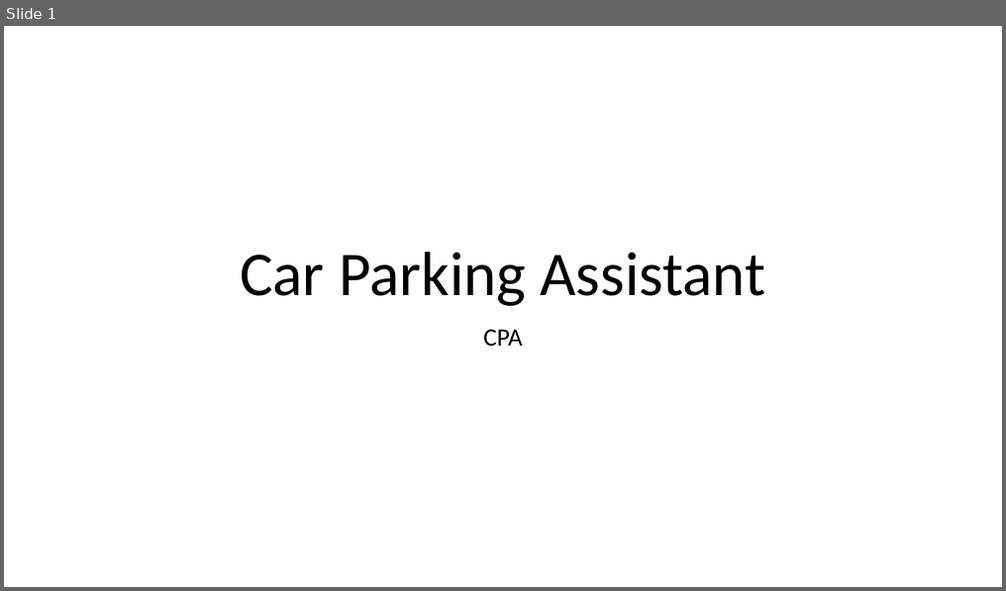
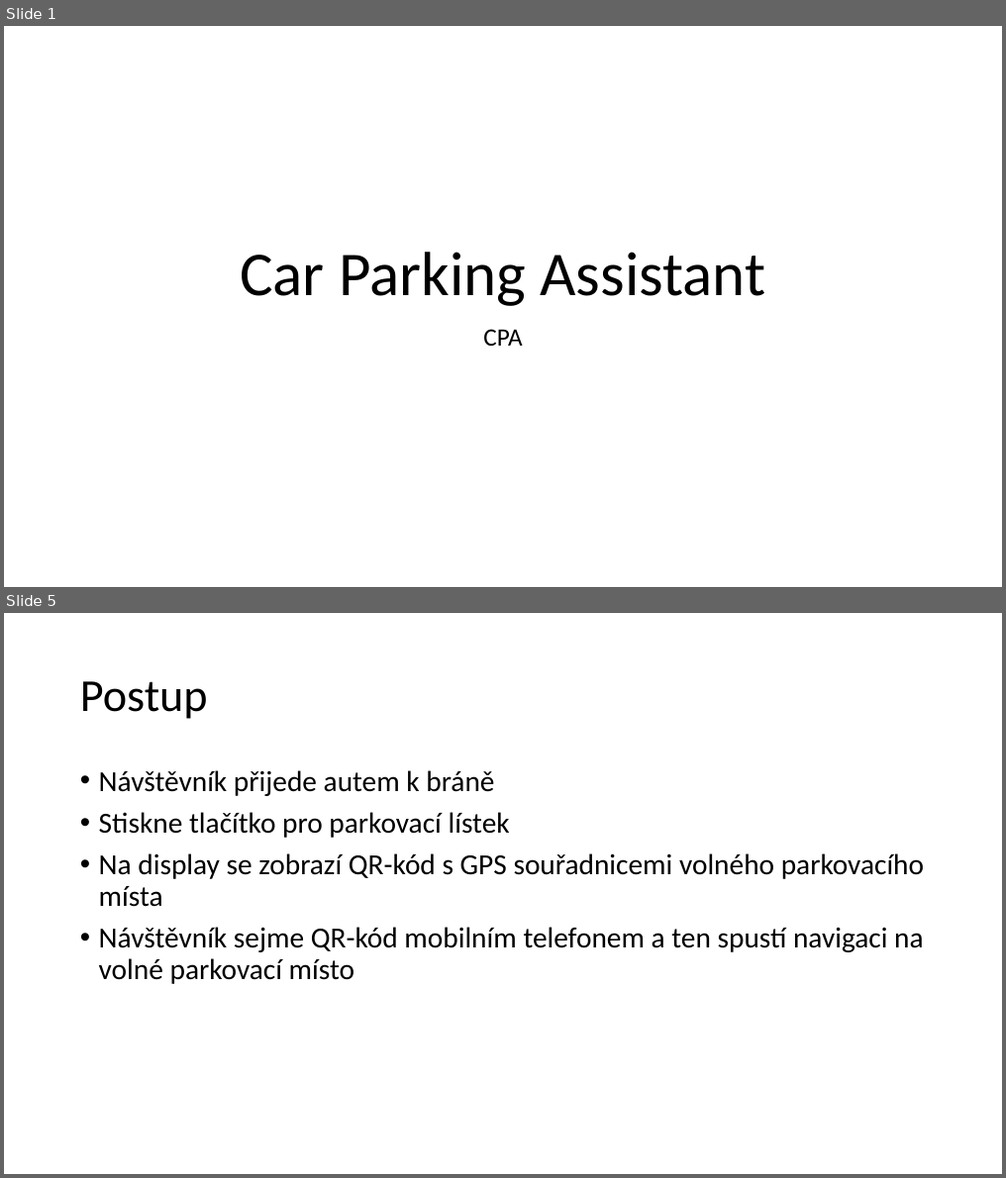
Before and after one commit to ZbynekSulc/IoTCarParking, a slide deck: Presentation/Car Parking Assistant.pptx. Shown one above the other, each under a label of ours: slide 1 before the commit, slides 1 and 5 after it; the slides between them are not shown. The pictures are 1006x591 and 1006x1178 pixels, drawn with LibreOffice and Linux fonts; fonts in the diff are those of the drawing. Boxes give left, top, right and bottom in pixels: in the first picture for what was removed or moved away, otherwise in the second. Text is boxed around its words. In the diff, an @@ line names an element or a change of style, - is before the commit and + after.

```diff
--- a/Presentation/Car Parking Assistant.pptx
+++ b/Presentation/Car Parking Assistant.pptx
@@ slide 5 added at (4,613,1002,1174), background #FFFFFF @@
@@ title added at (80,681,208,719), 44 pt, text #000000 @@
+Postup
@@ text added at (99,770,924,984), 28 pt, text #000000 @@
+• Návštěvník přijede autem k bráně
+• Stiskne tlačítko pro parkovací lístek
+• Na display se zobrazí QR-kód s GPS souřadnicemi volného parkovacího místa
+• Návštěvník sejme QR-kód mobilním telefonem a ten spustí navigaci na volné parkovací místo
```
Also in this commit, not shown: 2 slides changed, 1 other slide added.
